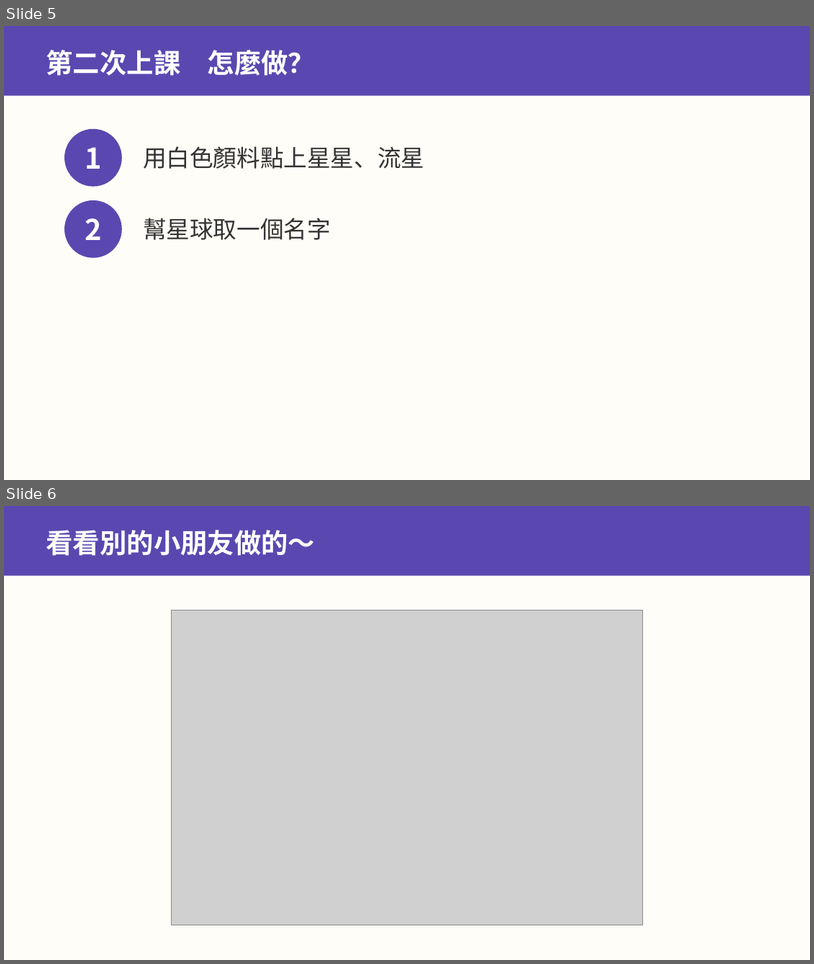
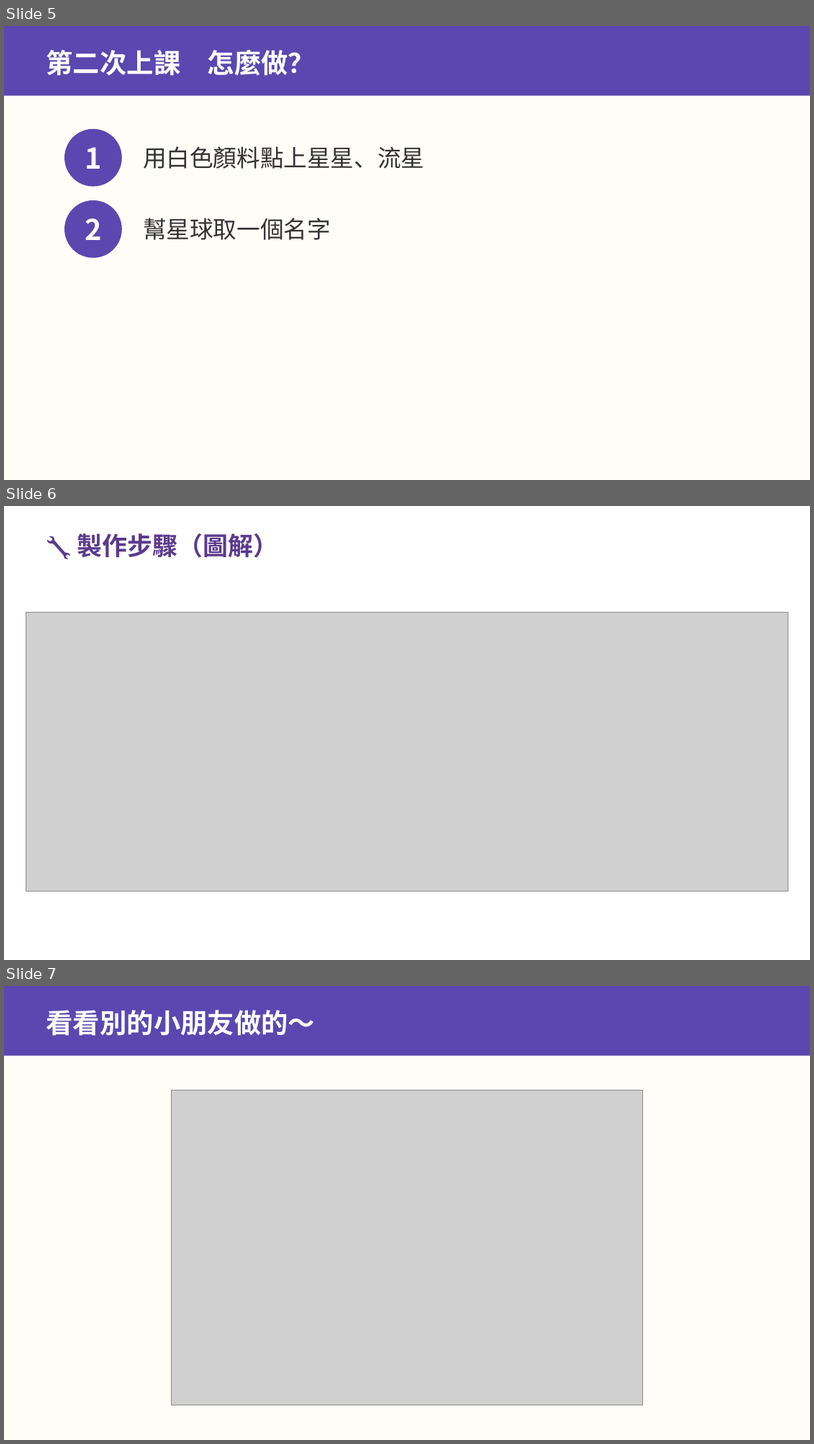
Before and after one commit to serina168/mandala-beginner, a slide deck: 上課簡報_作品1_我的魔法小宇宙.pptx. Shown one above the other, each under a label of ours: slides 5 and 6 before the commit, slides 5, 6 and 7 after it. The pictures are 814x964 and 814x1444 pixels, drawn with LibreOffice and Linux fonts; fonts in the diff are those of the drawing; grey boxes stand for pictures. Boxes give left, top, right and bottom in pixels: in the first picture for what was removed or moved away, otherwise in the second. Text is boxed around its words. In the diff, an @@ line names an element or a change of style, - is before the commit and + after.

```diff
--- a/上課簡報_作品1_我的魔法小宇宙.pptx
+++ b/上課簡報_作品1_我的魔法小宇宙.pptx
@@ slide 6 added at <box>4,506,810,960</box>, background #FFFFFF @@
@@ text added at <box>77,533,278,558</box>, 30 pt, text #5B3A8E, bold @@
+🔧 製作步驟（圖解）
@@ picture added at <box>26,612,789,890</box> @@
@@ what was slide 6 is now slide 7 @@
```
Also in this commit, not shown: 16 other files.
